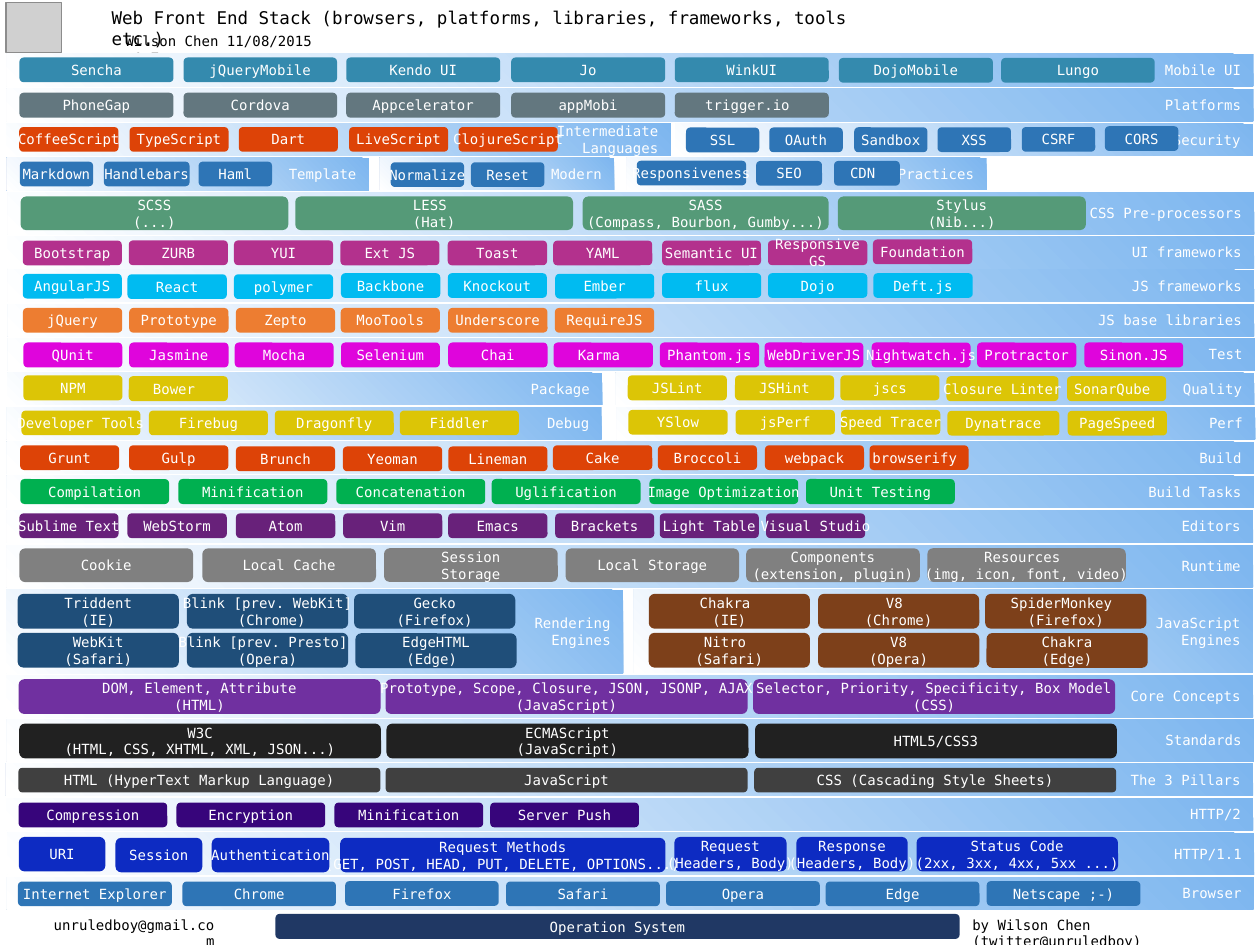
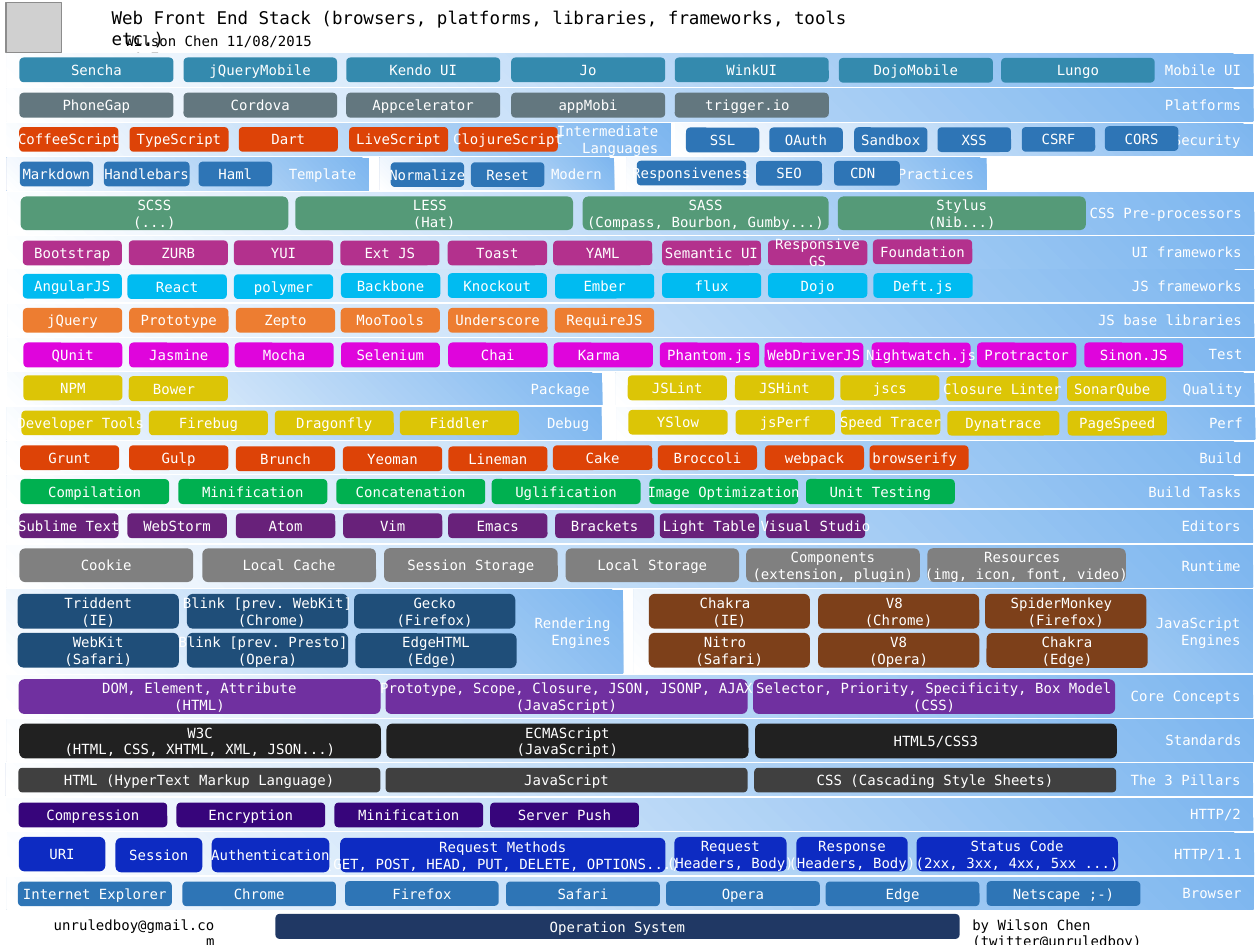
Before and after one commit to unruledboy/WebFrontEndStack, a slide deck: slide 1 of v1.7/Web Front End Stack v1.7.ppt. Drawn at 1260x945 pixels with LibreOffice and Linux fonts; fonts in the diff are those of the drawing; grey boxes stand for pictures. Boxes give left, top, right and bottom in pixels: in the first picture for what was removed or moved away, otherwise in the second. Text is boxed around its words. In the diff, an @@ line names an element or a change of style, - is before the commit and + after.

Commit message:
minor format change

```diff
--- a/v1.7/Web Front End Stack v1.7.ppt
+++ b/v1.7/Web Front End Stack v1.7.ppt
@@ text in rounded rectangle at (x1=407, y1=559, x2=534, y2=573): text changed @@
-Session
-Storage
+Session Storage
```
